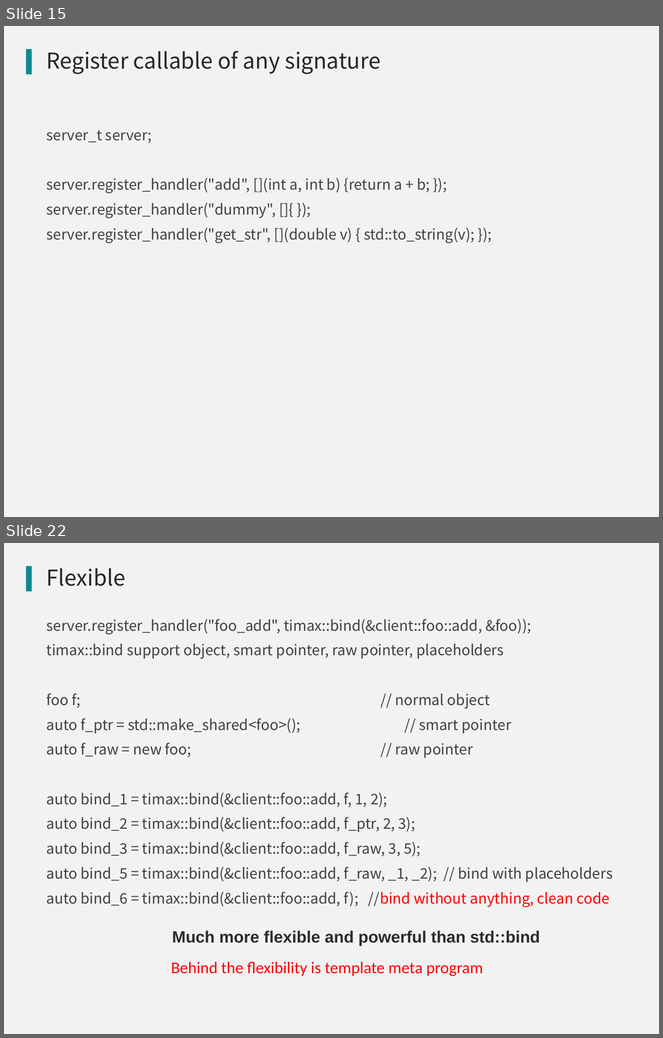
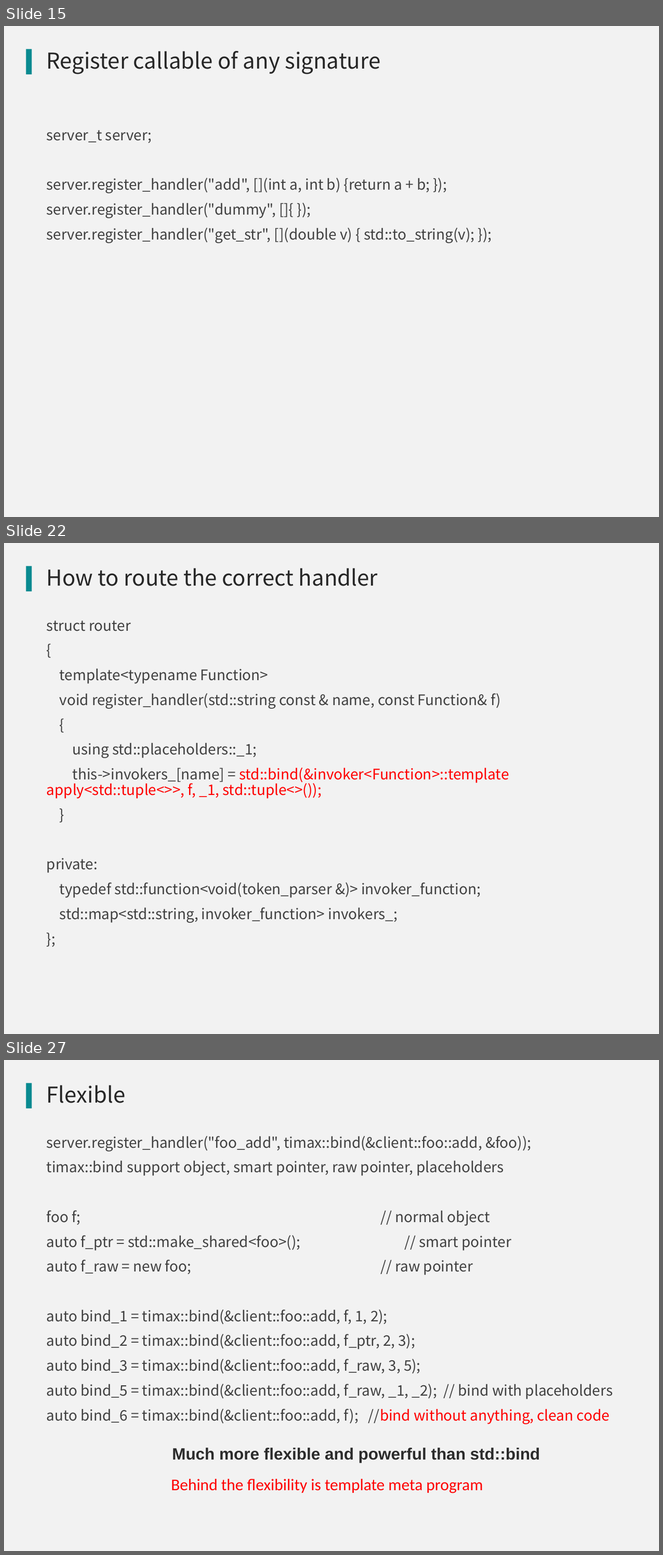
Before and after one commit to qicosmos/cppnow2017-ppt, a slide deck: An easy to use RPC framework implemented by c++11 and c++14.pptx. Shown one above the other, each under a label of ours: slides 15 and 22 before the commit, slides 15, 22 and 27 after it; the slides between them are not shown. The pictures are 663x1038 and 663x1555 pixels, drawn with LibreOffice and Linux fonts; fonts in the diff are those of the drawing; background and template pictures are left out. Boxes give left, top, right and bottom in pixels: in the first picture for what was removed or moved away, otherwise in the second. Text is boxed around its words. In the diff, an @@ line names an element or a change of style, - is before the commit and + after.

```diff
--- a/An easy to use RPC framework implemented by c++11 and c++14.pptx
+++ b/An easy to use RPC framework implemented by c++11 and c++14.pptx
@@ slide 22 added at box(4, 543, 659, 1034), background #F2F2F2; not listed: 1 template element that a slide beside it also shows @@
@@ title added at box(47, 568, 378, 586), 24 pt, text #262626 @@
+How to route the correct handler
@@ text added at box(47, 620, 509, 923), 16 pt, text #404040 @@
+struct router
+{
+template<typename Function>
+void register_handler(std::string const & name, const Function& f)
+{
+using std::placeholders::_1;
+this->invokers_[name] = std::bind(&invoker<Function>::template apply<std::tuple<>>, f, _1, std::tuple<>());
+}
+private:
+typedef std::function<void(token_parser &)> invoker_function;
+std::map<std::string, invoker_function> invokers_;
+};
@@ what was slide 22 is now slide 27 @@
```
Also in this commit, not shown: 5 slides changed, 4 other slides added.
